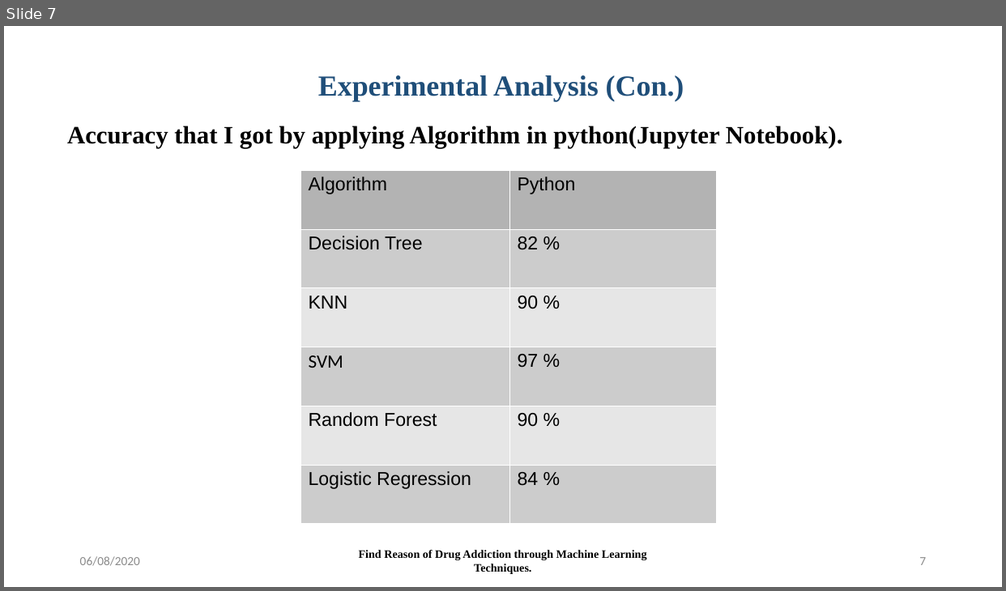
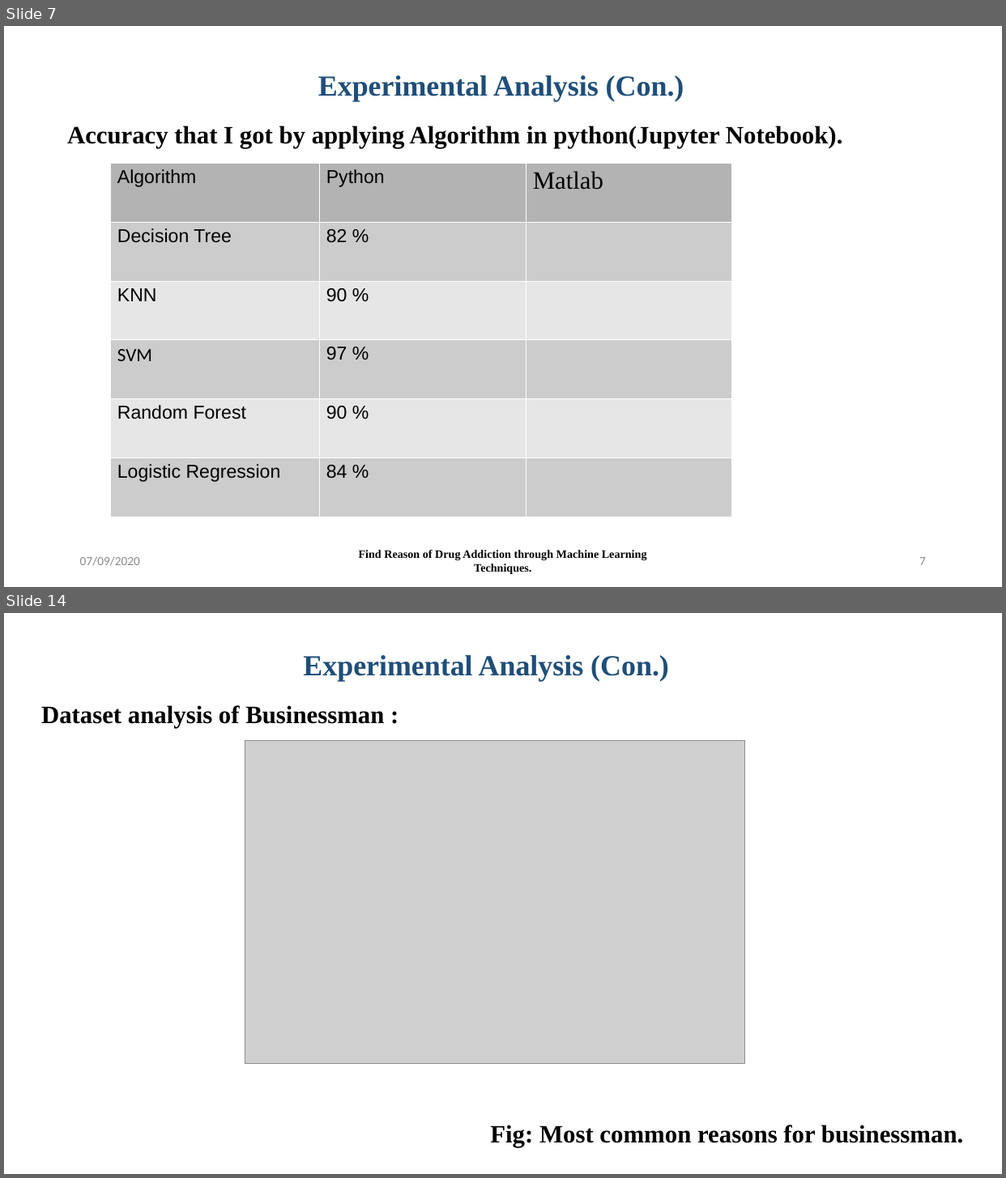
Before and after one commit to Md-Azad/Theses, a slide deck: Predefense.pptx. Shown one above the other, each under a label of ours: slide 7 before the commit, slides 7 and 14 after it; the slides between them are not shown. The pictures are 1006x591 and 1006x1178 pixels, drawn with LibreOffice and Linux fonts; fonts in the diff are those of the drawing; grey boxes stand for pictures. Boxes give left, top, right and bottom in pixels: in the first picture for what was removed or moved away, otherwise in the second. Text is boxed around its words. In the diff, an @@ line names an element or a change of style, - is before the commit and + after.

```diff
--- a/Predefense.pptx
+++ b/Predefense.pptx
@@ slide 14 added at <box>4,613,1002,1174</box>, background #FFFFFF @@
@@ text added at <box>303,655,669,681</box>, 28 pt, text #1F4E79, bold @@
+Experimental Analysis (Con.)
@@ text added at <box>41,705,963,1148</box>, 24 pt, text #000000, bold @@
+Dataset analysis of Businessman :
+Fig: Most common reasons for businessman.
@@ picture added at <box>245,740,745,1064</box> @@
@@ slide 7 changed as well @@
@@ table at <box>110,163,732,516</box> @@
+column 3: Matlab |  |  |  |  | 
@@ table: place and size @@
-table at <box>301,170,717,524</box>
+table at <box>110,163,732,516</box>
@@ text at <box>80,557,140,566</box>: text changed @@
-06/08/2020
+07/09/2020
```
Also in this commit, not shown: 12 other slides changed, 10 other slides added, 8 other files.
